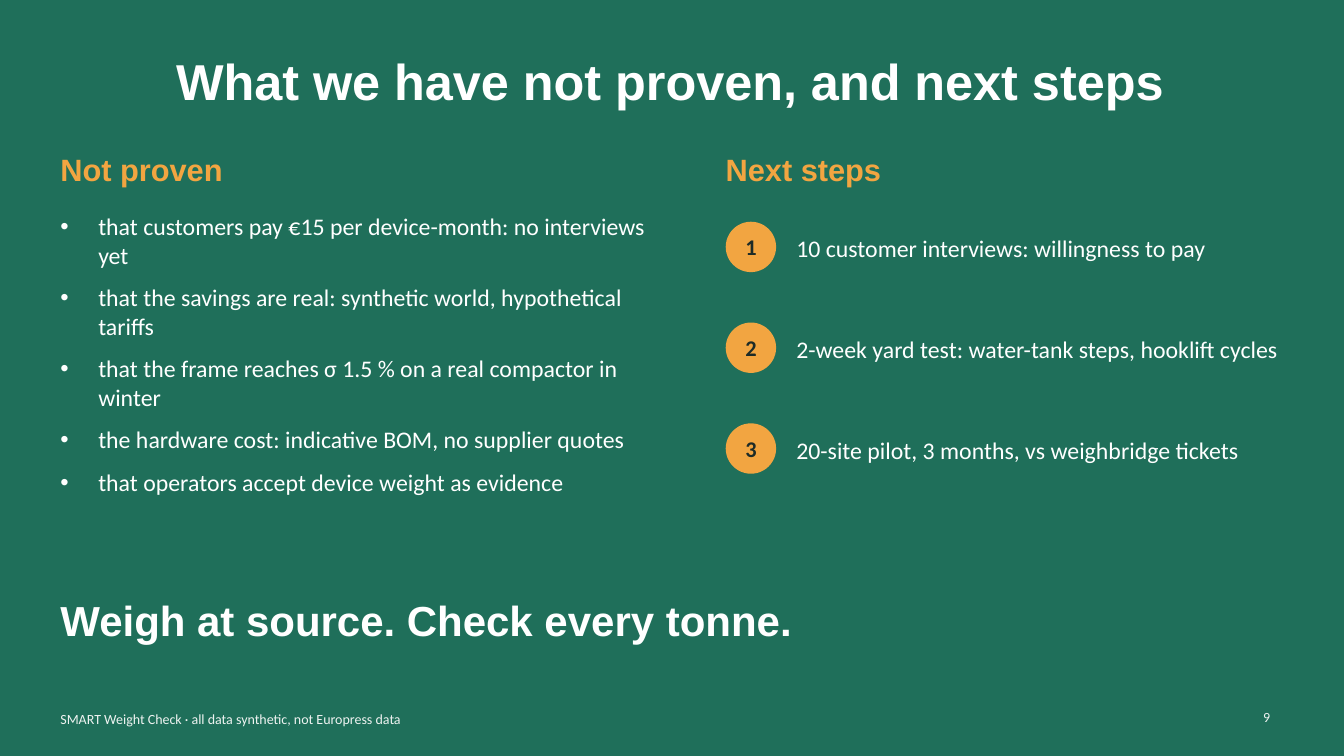
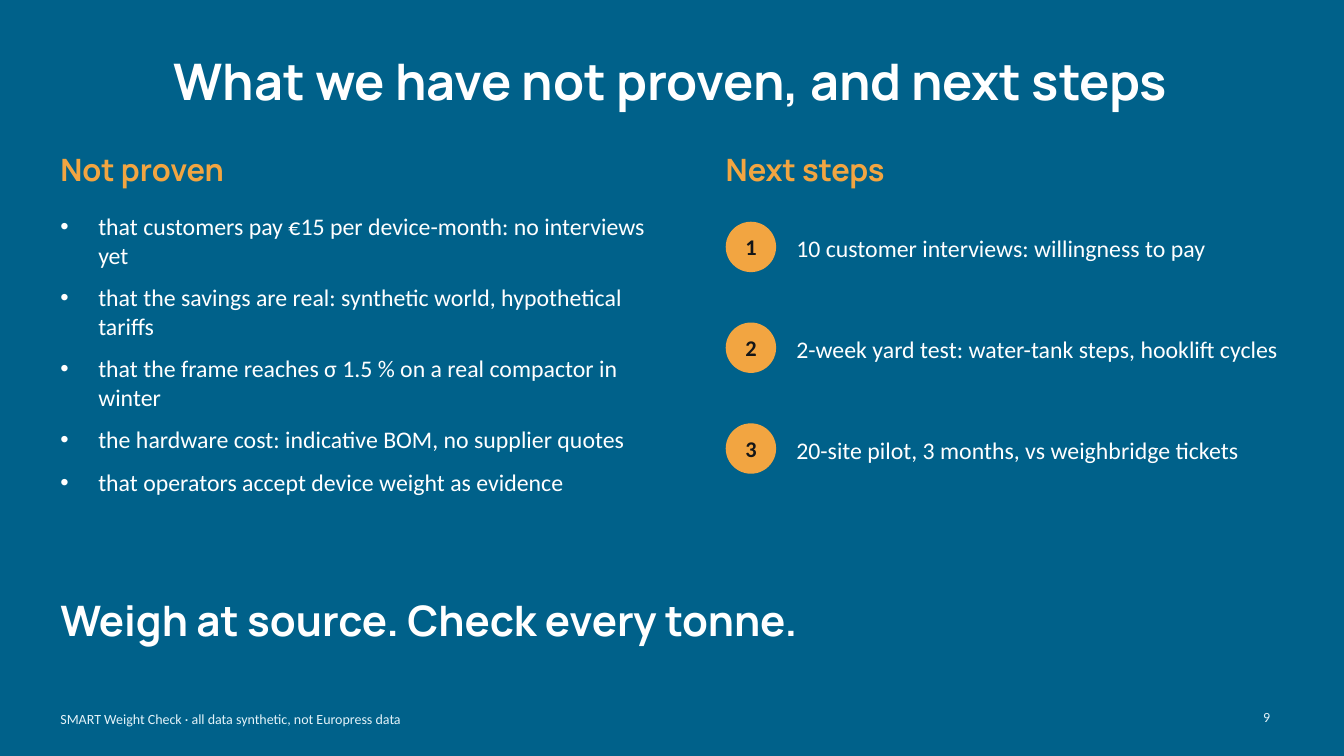
Before and after one commit to raceer22/SMART-Weight-Check, a slide deck: slide 9 of submission/pitch_deck.pptx. Drawn at 1344x756 pixels with LibreOffice and Linux fonts; fonts in the diff are those of the drawing. Boxes give left, top, right and bottom in pixels: in the first picture for what was removed or moved away, otherwise in the second. Text is boxed around its words. In the diff, an @@ line names an element or a change of style, - is before the commit and + after.

```diff
--- a/submission/pitch_deck.pptx
+++ b/submission/pitch_deck.pptx
@@ background #1F6F5A to #00618A @@
@@ text colour #1D2B27 to #141618 in 3 elements at <box>745,240,756,255</box>, <box>745,341,756,356</box>, <box>745,442,756,457</box> @@
@@ font Arial to Manrope in 4 elements at <box>174,63,1167,112</box>, <box>60,159,224,189</box>, <box>726,159,884,189</box>, <box>60,605,797,647</box> @@
@@ text "SMART Weight Check · all ..." at <box>60,714,401,727</box>: text colour #EEF3F1 to #E4F3F9 @@
@@ page number at <box>1263,713,1270,722</box>: text colour #EEF3F1 to #E4F3F9 @@
```
Also in this commit, not shown: 11 other slides changed, 11 other files.
